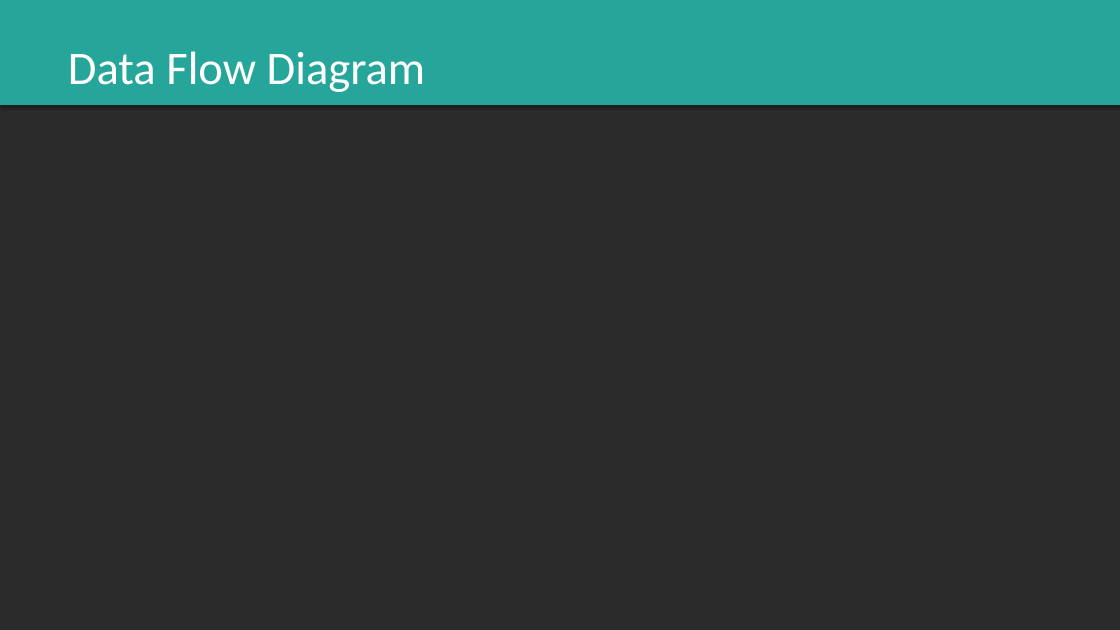
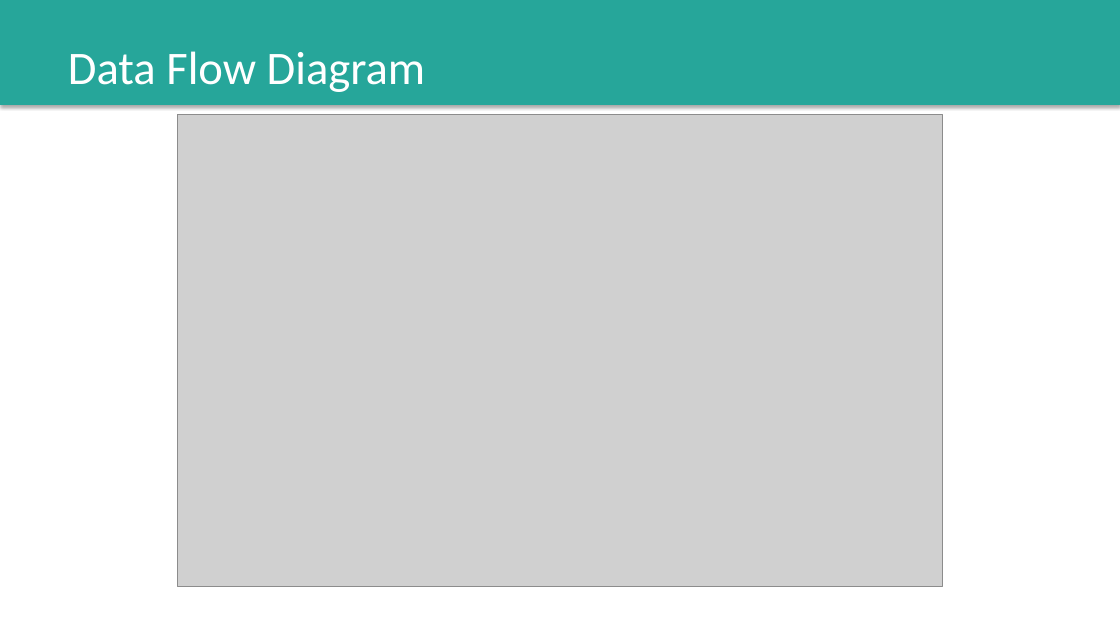
Before and after one commit to jemhakdog/Interactive-Digital-Cultural-Map-and-Local-Tourism-Information-system-for-Mangatarem--Pangasinan, a slide deck: slide 16 of docs/ppt/Interactive-Digital-Cultural-Map-and-Local-Tourism-Information-System.pptx (slide 20 before the commit). Drawn at 1120x630 pixels with LibreOffice and Linux fonts; fonts in the diff are those of the drawing; grey boxes stand for pictures; background and template pictures are left out; a plain dark background stands for a picture behind light text. Boxes give left, top, right and bottom in pixels: in the first picture for what was removed or moved away, otherwise in the second. Text is boxed around its words. In the diff, an @@ line names an element or a change of style, - is before the commit and + after.

Commit message:
updated ppt

```diff
--- a/docs/ppt/Interactive-Digital-Cultural-Map-and-Local-Tourism-Information-System.pptx
+++ b/docs/ppt/Interactive-Digital-Cultural-Map-and-Local-Tourism-Information-System.pptx
@@ background picture (left out) to #FFFFFF @@
@@ picture added at (177,114,943,587) @@
```
Also in this commit, not shown: 3 other slides changed, 5 slides added, 4 slides removed, 1 other file.
